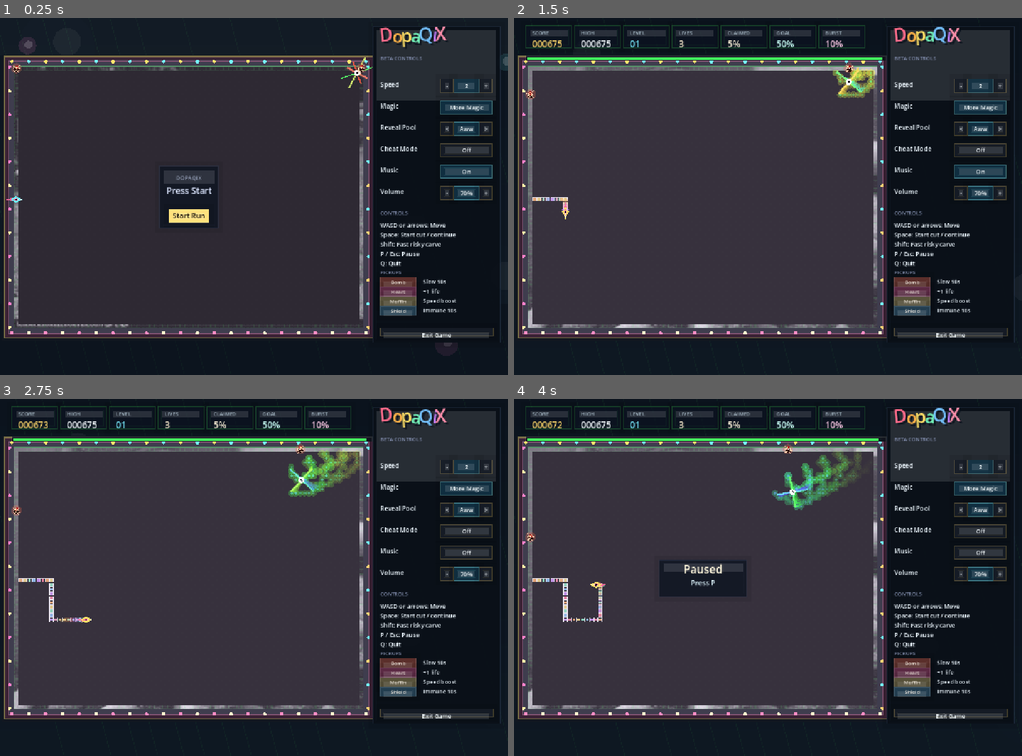
Above: before the commit, frames 1-4 (two rows, left to right).
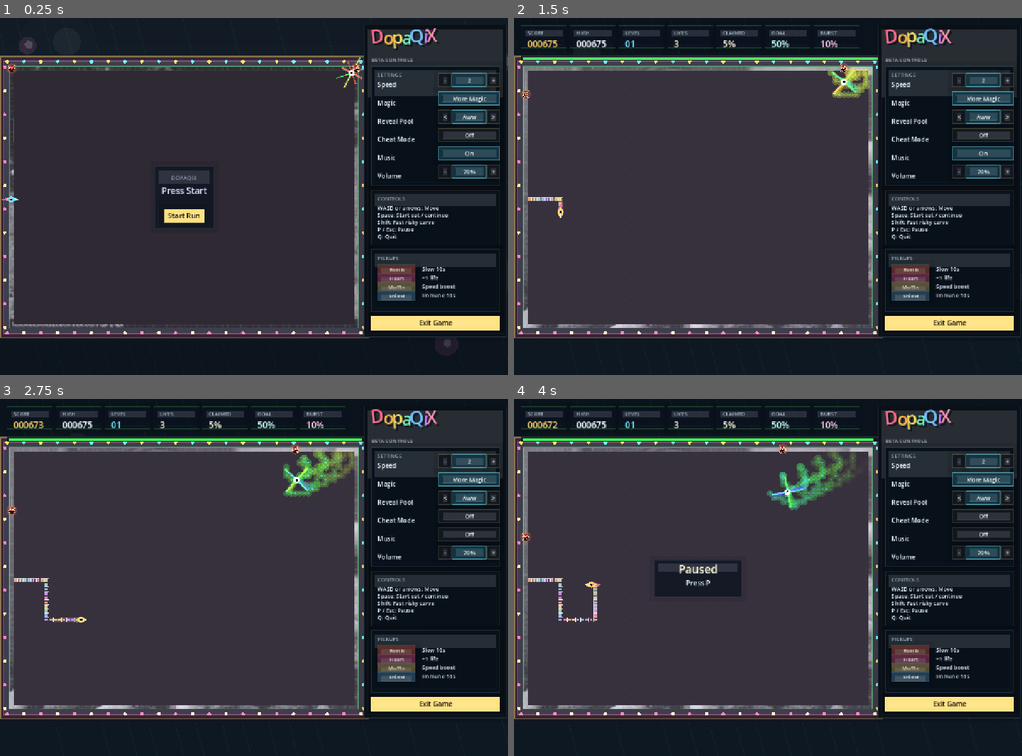
Above: after the commit, the same moments.

Repository: soolafsen/DopaQixNative2
Game: Godot game, scene res://main.tscn
Two runs of this game, one before a commit and one after it. Both use one fixed random seed, a clock stepped at 60 frames per second and the inputs below.
Inputs (mouse positions are in pixels of both pictures, inside the frame that each line leads up to):
- Up to frame 1 (0.25 s): no input
- Up to frame 2 (1.5 s): tap Enter at 0.5 s; move the mouse to (879, 178) at 0.52 s; hold D (move_right) 0.53-1.28 s; tap Space (accept) at 0.6 s; click (879, 178) at 0.67 s; move the mouse to (666, 214) at 1.27 s; hold S (move_down) from 1.28 s (still down); tap Shift (boost_cut) at 1.35 s; click (666, 214) at 1.42 s
- Up to frame 3 (2.75 s): move the mouse to (304, 498) at 2.02 s; release S (move_down) at 2.03 s; hold D (move_right) from 2.03 s (still down); hold M (toggle_music) from 2.03 s (still down); click (304, 498) at 2.17 s
- Up to frame 4 (4 s): move the mouse to (742, 648) at 2.77 s; release D (move_right) at 2.78 s; release M (toggle_music) at 2.78 s; hold W (move_up) 2.78-3.53 s; tap Enter at 2.85 s; click (742, 648) at 2.92 s; move the mouse to (920, 631) at 3.52 s; hold A (move_left) from 3.53 s (still down); tap P at 3.6 s; click (920, 631) at 3.67 s

The runs differ from the first frame. In frame 1, 15% of the frame differs, in the area x 0-100%, y 2-93%; in frame 2, 17%; in frame 3, 17%; in frame 4, 18%, in the area x 0-99%, y 1-90%.

Commit message:
fix(ui): expand cabinet layout

Diff:
--- a/project.godot
+++ b/project.godot
@@ -15,7 +15,7 @@
 window/size/viewport_width=1280
 window/size/viewport_height=900
 window/stretch/mode="canvas_items"
-window/stretch/aspect="keep"
+window/stretch/aspect="expand"
 window/size/mode=3
 
 [rendering]
--- a/scripts/game.gd
+++ b/scripts/game.gd
@@ -14,7 +14,8 @@
 const ROWS := 60
 const BOARD_RECT := Rect2(Vector2(36.0, 122.0), Vector2(COLS * CELL, ROWS * CELL))
 const CARDINALS := [Vector2i.LEFT, Vector2i.RIGHT, Vector2i.UP, Vector2i.DOWN]
-const SIDEBAR_GAP := 24.0
+const SIDEBAR_GAP := 14.0
+const SIDEBAR_WIDTH := 360.0
 const MUSIC_ASSET_PATH := "res://assets/audio/zenostar_loop.ogg"
 const SLICE_ASSET_PATH := "res://assets/audio/cut_tick.ogg"
 const TITLE_LETTERS := [
@@ -222,7 +223,7 @@
 	if event is InputEventMouseButton and event.pressed and event.button_index == MOUSE_BUTTON_LEFT:
 		if _options_visible() and _handle_option_click(event.position):
 			return
-		if state_name == "title" and BOARD_RECT.has_point(event.position):
+		if state_name == "title" and _board_rect().has_point(event.position):
 			_start_game()
 			return
 		if state_name == "level_clear":
@@ -728,8 +729,9 @@
 
 
 func _nearest_empty_cell(point: Vector2) -> Dictionary:
-	var col: int = clamp(int((point.x - BOARD_RECT.position.x) / CELL), 1, COLS - 2)
-	var row: int = clamp(int((point.y - BOARD_RECT.position.y) / CELL), 1, ROWS - 2)
+	var board := _board_rect()
+	var col: int = clamp(int((point.x - board.position.x) / CELL), 1, COLS - 2)
+	var row: int = clamp(int((point.y - board.position.y) / CELL), 1, ROWS - 2)
 	if grid[row][col] == TILE_EMPTY:
 		return {"col": col, "row": row}
 	for radius in range(1, 4):
@@ -788,10 +790,11 @@
 
 
 func _position_hits_barrier(point: Vector2) -> bool:
-	if not BOARD_RECT.has_point(point):
+	var board := _board_rect()
+	if not board.has_point(point):
 		return true
-	var col: int = clamp(int((point.x - BOARD_RECT.position.x) / CELL), 0, COLS - 1)
-	var row: int = clamp(int((point.y - BOARD_RECT.position.y) / CELL), 0, ROWS - 1)
+	var col: int = clamp(int((point.x - board.position.x) / CELL), 0, COLS - 1)
+	var row: int = clamp(int((point.y - board.position.y) / CELL), 0, ROWS - 1)
 	return grid[row][col] != TILE_EMPTY
 
 
@@ -1308,14 +1311,15 @@
 func _drop_enemy_residue(enemy: Dictionary) -> void:
 	var points := [{"point": Vector2(enemy["x"], enemy["y"]), "intensity": 0.74}]
 	var segments := _qix_segments(enemy)
+	var board := _board_rect()
 	for segment in segments:
 		points.append({"point": segment["a"], "intensity": 0.52})
 		points.append({"point": segment["b"], "intensity": 0.52})
 	var seen := {}
 	for sample in points:
 		var point: Vector2 = sample["point"]
-		var col: int = clamp(int((point.x - BOARD_RECT.position.x) / CELL), 1, COLS - 2)
-		var row: int = clamp(int((point.y - BOARD_RECT.position.y) / CELL), 1, ROWS - 2)
+		var col: int = clamp(int((point.x - board.position.x) / CELL), 1, COLS - 2)
+		var row: int = clamp(int((point.y - board.position.y) / CELL), 1, ROWS - 2)
 		var key := _tile_key(col, row)
 		if seen.has(key):
 			continue
@@ -1382,19 +1386,29 @@
 	return _cell_center(player["col"], player["row"])
 
 
+func _board_rect() -> Rect2:
+	var cabinet_width: float = BOARD_RECT.size.x + SIDEBAR_GAP + SIDEBAR_WIDTH
+	var left: float = maxf(24.0, floor((size.x - cabinet_width) * 0.5))
+	var top: float = BOARD_RECT.position.y + maxf(0.0, floor((size.y - 900.0) * 0.42))
+	return Rect2(Vector2(left, top), BOARD_RECT.size)
+
+
 func _cell_center(col: int, row: int) -> Vector2:
-	return BOARD_RECT.position + Vector2(col * CELL + CELL * 0.5, row * CELL + CELL * 0.5)
+	var board := _board_rect()
+	return board.position + Vector2(col * CELL + CELL * 0.5, row * CELL + CELL * 0.5)
 
 
 func _point_to_cell(point: Vector2) -> Dictionary:
+	var board := _board_rect()
 	return {
-		"col": clamp(int((point.x - BOARD_RECT.position.x) / CELL), 0, COLS - 1),
-		"row": clamp(int((point.y - BOARD_RECT.position.y) / CELL), 0, ROWS - 1)
+		"col": clamp(int((point.x - board.position.x) / CELL), 0, COLS - 1),
+		"row": clamp(int((point.y - board.position.y) / CELL), 0, ROWS - 1)
 	}
 
 
 func _cell_rect(col: int, row: int) -> Rect2:
-	return Rect2(BOARD_RECT.position + Vector2(col * CELL, row * CELL), Vector2(CELL, CELL))
+	var board := _board_rect()
+	return Rect2(board.position + Vector2(col * CELL, row * CELL), Vector2(CELL, CELL))
 
 
 func _inside(col: int, row: int) -> bool:
@@ -1745,21 +1759,45 @@
 
 
 func _options_panel_rect() -> Rect2:
-	var top: float = 22.0
-	var bottom: float = minf(size.y - 18.0, BOARD_RECT.end.y + 36.0)
-	var x: float = BOARD_RECT.end.x + SIDEBAR_GAP
-	var width: float = maxf(272.0, size.x - x - 20.0)
+	var board := _board_rect()
+	var top: float = maxf(18.0, board.position.y - 104.0)
+	var bottom: float = minf(size.y - 18.0, board.end.y + 22.0)
+	var x: float = board.end.x + SIDEBAR_GAP
+	var width: float = SIDEBAR_WIDTH
 	return Rect2(Vector2(x, top), Vector2(width, bottom - top))
 
 
+func _options_settings_rect() -> Rect2:
+	var panel := _options_panel_rect()
+	return Rect2(panel.position + Vector2(18.0, 104.0), Vector2(panel.size.x - 36.0, 300.0))
+
+
+func _options_controls_rect() -> Rect2:
+	var settings := _options_settings_rect()
+	return Rect2(Vector2(settings.position.x, settings.end.y + 12.0), Vector2(settings.size.x, 138.0))
+
+
+func _options_footer_rect() -> Rect2:
+	var panel := _options_panel_rect()
+	return Rect2(Vector2(panel.position.x + 18.0, panel.end.y - 52.0), Vector2(panel.size.x - 36.0, 34.0))
+
+
+func _options_pickups_rect() -> Rect2:
+	var controls := _options_controls_rect()
+	var footer := _options_footer_rect()
+	return Rect2(
+		Vector2(controls.position.x, controls.end.y + 12.0),
+		Vector2(controls.size.x, maxf(98.0, footer.position.y - controls.end.y - 24.0))
+	)
+
+
 func _options_control_rect(index: int) -> Rect2:
-	var panel := _options_panel_rect()
-	return Rect2(panel.position + Vector2(panel.size.x - 150.0, 132.0 + index * 54.0), Vector2(130.0, 34.0))
+	var settings := _options_settings_rect()
+	return Rect2(Vector2(settings.end.x - 154.0, settings.position.y + 18.0 + index * 46.0), Vector2(154.0, 34.0))
 
 
 func _options_exit_rect() -> Rect2:
-	var panel := _options_panel_rect()
-	return Rect2(Vector2(panel.position.x + 18.0, panel.end.y - 36.0), Vector2(panel.size.x - 36.0, 20.0))
+	return _options_footer_rect()
 
 
 func _control_step_rect(base: Rect2, side: String) -> Rect2:
@@ -1945,9 +1983,10 @@
 		var offset := fmod(title_phase * 94.0 + stripe * 118.0, size.x + 320.0) - 160.0
 		var stripe_color := _theme_color("rail")
 		stripe_color.a = 0.05 + danger_level * 0.04
+		var board := _board_rect()
 		draw_line(
-			Vector2(offset, BOARD_RECT.position.y - 150.0),
-			Vector2(offset + 250.0, BOARD_RECT.end.y + 128.0),
+			Vector2(offset, board.position.y - 150.0),
+			Vector2(offset + 250.0, board.end.y + 128.0),
 			stripe_color,
 			1.8
 		)
@@ -1969,7 +2008,7 @@
 
 
 func _draw_board() -> void:
-	var board := BOARD_RECT
+	var board := _board_rect()
 	var frame := board.grow(18.0)
 	var outer := frame.grow(12.0)
 	var reveal_complete := state_name == "level_clear"
@@ -2217,8 +2256,9 @@
 
 
 func _draw_hud() -> void:
-	var header_x := 30.0
-	var card_y := 20.0
+	var board := _board_rect()
+	var header_x := board.position.x - 6.0
+	var card_y := board.position.y - 102.0
 	var card_height := 56.0
 	var gap := 8.0
 	var card_width := 115.0
@@ -2236,7 +2276,7 @@
 		var rect := Rect2(Vector2(header_x + index * (card_width + gap), card_y), Vector2(card_width, card_height))
 		_draw_metric_card(rect, card["label"], card["value"], card["accent"], card["size"])
 
-	var power_rect := Rect2(Vector2(30.0, 96.0), Vector2(BOARD_RECT.size.x + 28.0, 12.0))
+	var power_rect := Rect2(Vector2(board.position.x - 6.0, board.position.y - 26.0), Vector2(board.size.x + 28.0, 12.0))
 	draw_rect(power_rect, Color("10151f", 0.95), true)
 	var remaining: float = clamp(1.0 - elapsed_seconds / LEVEL_TIME_LIMIT, 0.0, 1.0)
 	var fill_color := Color("43ff60").lerp(Color("ff9d59"), 1.0 - remaining)
@@ -2249,14 +2289,15 @@
 			effects.append("%s %.0fs" % [PICKUP_META[key]["title"], ceil(active_effects[key])])
 	if not effects.is_empty():
 		var effect_text := "  ".join(effects)
-		_draw_label(Vector2(BOARD_RECT.position.x, BOARD_RECT.end.y + 28.0), effect_text, 16, Color("e8f8ff"))
+		_draw_label(Vector2(board.position.x, board.end.y + 28.0), effect_text, 16, Color("e8f8ff"))
 	if status_message != "" and state_name not in ["paused", "death", "game_over"]:
-		_draw_label(Vector2(BOARD_RECT.end.x - 220.0, BOARD_RECT.end.y + 28.0), status_message, 16, Color("ffd9bc"))
+		_draw_label(Vector2(board.end.x - 220.0, board.end.y + 28.0), status_message, 16, Color("ffd9bc"))
 
 
 func _draw_overlay() -> void:
+	var board := _board_rect()
 	if state_name == "title":
-		var modal := Rect2(Vector2(BOARD_RECT.position.x + BOARD_RECT.size.x * 0.5 - 74.0, BOARD_RECT.position.y + BOARD_RECT.size.y * 0.5 - 78.0), Vector2(148.0, 156.0))
+		var modal := Rect2(Vector2(board.position.x + board.size.x * 0.5 - 74.0, board.position.y + board.size.y * 0.5 - 78.0), Vector2(148.0, 156.0))
 		_draw_panel(modal, Color("101623", 0.88), _with_alpha(Color("2d344a"), 0.5))
 		_draw_centered_label(Vector2(modal.get_center().x, modal.position.y + 34.0), "DOPAQIX", 14, Color("8f99b1"))
 		_draw_centered_label(Vector2(modal.get_center().x, modal.position.y + 70.0), "Press Start", 22, Color("dde7ff"))
@@ -2264,22 +2305,22 @@
 		_draw_panel(button_rect, Color("ffe27d"), _with_alpha(Color("fff5be"), 0.38))
 		_draw_centered_label(Vector2(button_rect.get_center().x, button_rect.position.y + 23.0), "Start Run", 18, Color("18120a"))
 	elif state_name == "paused":
-		var modal := Rect2(Vector2(BOARD_RECT.position.x + BOARD_RECT.size.x * 0.5 - 110.0, BOARD_RECT.position.y + BOARD_RECT.size.y * 0.5 - 46.0), Vector2(220.0, 92.0))
+		var modal := Rect2(Vector2(board.position.x + board.size.x * 0.5 - 110.0, board.position.y + board.size.y * 0.5 - 46.0), Vector2(220.0, 92.0))
 		_draw_panel(modal, Color("101623", 0.88), _with_alpha(Color("2d344a"), 0.5))
 		_draw_centered_label(Vector2(modal.get_center().x, modal.position.y + 34.0), "Paused", 28, Color("fff7dd"))
 		_draw_centered_label(Vector2(modal.get_center().x, modal.position.y + 64.0), "Press P", 18, Color("dff7ff"))
 	elif state_name == "level_clear":
-		var modal := Rect2(Vector2(BOARD_RECT.position.x + BOARD_RECT.size.x * 0.5 - 210.0, BOARD_RECT.end.y - 84.0), Vector2(420.0, 72.0))
+		var modal := Rect2(Vector2(board.position.x + board.size.x * 0.5 - 210.0, board.end.y - 84.0), Vector2(420.0, 72.0))
 		_draw_panel(modal, Color("101623", 0.82), _with_alpha(Color("ffe27d"), 0.24))
 		_draw_centered_label(Vector2(modal.get_center().x, modal.position.y + 30.0), "LEVEL %02d DETONATED" % level, 26, Color("fff7d8"))
 		_draw_centered_label(Vector2(modal.get_center().x, modal.position.y + 54.0), "Press Space or click to reveal the next board", 16, Color("dffcff"))
 	elif state_name == "death":
-		var modal := Rect2(Vector2(BOARD_RECT.position.x + BOARD_RECT.size.x * 0.5 - 126.0, BOARD_RECT.position.y + BOARD_RECT.size.y * 0.5 - 46.0), Vector2(252.0, 92.0))
+		var modal := Rect2(Vector2(board.position.x + board.size.x * 0.5 - 126.0, board.position.y + board.size.y * 0.5 - 46.0), Vector2(252.0, 92.0))
 		_draw_panel(modal, Color("220d13", 0.86), _with_alpha(Color("ff8c73"), 0.28))
 		_draw_centered_label(Vector2(modal.get_center().x, modal.position.y + 34.0), "CRASH", 30, Color("fff0dc"))
 		_draw_centered_label(Vector2(modal.get_center().x, modal.position.y + 64.0), status_message, 16, Color("ffd0c0"))
 	elif state_name == "game_over":
-		var modal := Rect2(Vector2(BOARD_RECT.position.x + BOARD_RECT.size.x * 0.5 - 160.0, BOARD_RECT.position.y + BOARD_RECT.size.y * 0.5 - 74.0), Vector2(320.0, 148.0))
+		var modal := Rect2(Vector2(board.position.x + board.size.x * 0.5 - 160.0, board.position.y + board.size.y * 0.5 - 74.0), Vector2(320.0, 148.0))
 		_draw_panel(modal, Color("101623", 0.9), _with_alpha(Color("2d344a"), 0.5))
 		_draw_centered_label(Vector2(modal.get_center().x, modal.position.y + 44.0), "Game Over", 34, Color("fff7d8"))
 		_draw_centered_label(Vector2(modal.get_center().x, modal.position.y + 76.0), status_message if status_message != "" else "The board bit back.", 18, Color("ffd4c4"))
@@ -2289,13 +2330,20 @@
 
 func _draw_options_panel() -> void:
 	var panel := _options_panel_rect()
-	_draw_panel(panel, Color("0a1018", 0.94), _with_alpha(Color("243246"), 0.58))
-	_draw_candy_title(panel.position + Vector2(18.0, 38.0))
-	_draw_label(panel.position + Vector2(18.0, 84.0), "BETA CONTROLS", 13, Color("7f8baa"))
+	var settings := _options_settings_rect()
+	var controls := _options_controls_rect()
+	var pickups_rect := _options_pickups_rect()
+	_draw_panel(panel, Color("0a1017", 0.97), _with_alpha(Color("31414f"), 0.52))
+	_draw_candy_title(panel.position + Vector2(18.0, 46.0))
+	_draw_label(panel.position + Vector2(18.0, 92.0), "BETA CONTROLS", 13, Color("a0adc3"))
+	_draw_panel(settings, Color("08111a", 0.98), _with_alpha(Color("2f4a5d"), 0.42))
+	_draw_panel(controls, Color("08111a", 0.98), _with_alpha(Color("544031"), 0.34))
+	_draw_panel(pickups_rect, Color("08111a", 0.98), _with_alpha(Color("36505f"), 0.34))
+	_draw_label(settings.position + Vector2(16.0, 26.0), "SETTINGS", 13, Color("8ea3b4"))
 	var labels := ["Speed", "Magic", "Reveal Pool", "Cheat Mode", "Music", "Volume"]
 	for index in range(labels.size()):
-		var y := panel.position.y + 152.0 + index * 54.0
-		_draw_label(Vector2(panel.position.x + 18.0, y), labels[index], 16, Color("eef8ff"))
+		var y := settings.position.y + 52.0 + index * 46.0
+		_draw_label(Vector2(settings.position.x + 16.0, y), labels[index], 16, Color("eef8ff"))
 	var speed_rect := _options_control_rect(0)
 	var magic_rect := _options_control_rect(1)
 	var pool_rect := _options_control_rect(2)
@@ -2308,27 +2356,30 @@
 	_draw_toggle_pill(cheat_rect, "On" if cheat_enabled else "Off", cheat_enabled)
 	_draw_toggle_pill(music_rect, "On" if music_enabled else "Off", music_enabled)
 	_draw_stepper(volume_rect, "%d%%" % int(round(music_volume * 100.0)))
-	_draw_label(panel.position + Vector2(18.0, panel.position.y + 18.0), "", 1, Color.WHITE)
-	_draw_label(Vector2(panel.position.x + 18.0, panel.position.y + 474.0), "CONTROLS", 13, Color("7f8baa"))
-	_draw_label(Vector2(panel.position.x + 18.0, panel.position.y + 506.0), "WASD or arrows: Move", 15, Color("eef8ff"))
-	_draw_label(Vector2(panel.position.x + 18.0, panel.position.y + 530.0), "Space: Start cut / continue", 15, Color("eef8ff"))
-	_draw_label(Vector2(panel.position.x + 18.0, panel.position.y + 554.0), "Shift: Fast risky carve", 15, Color("eef8ff"))
-	_draw_label(Vector2(panel.position.x + 18.0, panel.position.y + 578.0), "P / Esc: Pause", 15, Color("eef8ff"))
-	_draw_label(Vector2(panel.position.x + 18.0, panel.position.y + 602.0), "Q: Quit", 15, Color("eef8ff"))
-	_draw_label(Vector2(panel.position.x + 18.0, panel.position.y + 624.0), "PICKUPS", 13, Color("7f8baa"))
-	var legend_y := panel.position.y + 648.0
+	_draw_label(controls.position + Vector2(16.0, 26.0), "CONTROLS", 13, Color("8ea3b4"))
+	var control_lines := [
+		"WASD or arrows: Move",
+		"Space: Start cut / continue",
+		"Shift: Fast risky carve",
+		"P / Esc: Pause",
+		"Q: Quit"
+	]
+	for index in range(control_lines.size()):
+		_draw_label(Vector2(controls.position.x + 16.0, controls.position.y + 50.0 + index * 18.0), control_lines[index], 14, Color("eef8ff"))
+	_draw_label(pickups_rect.position + Vector2(16.0, 26.0), "PICKUPS", 13, Color("8ea3b4"))
+	var legend_y := pickups_rect.position.y + 54.0
 	for legend in [
 		{"text": "Bomb", "desc": "Slow 10s", "fill": Color("5b2f2b")},
 		{"text": "Heart", "desc": "+1 life", "fill": Color("5b2943")},
 		{"text": "Muffin", "desc": "Speed boost", "fill": Color("58523a")},
 		{"text": "Shield", "desc": "Immune 10s", "fill": Color("223d4f")}
 	]:
-		var badge := Rect2(Vector2(panel.position.x + 18.0, legend_y - 16.0), Vector2(90.0, 24.0))
+		var badge := Rect2(Vector2(pickups_rect.position.x + 16.0, legend_y - 16.0), Vector2(96.0, 24.0))
 		_draw_panel(badge, legend["fill"], _with_alpha(Color.WHITE, 0.1))
 		_draw_centered_label(Vector2(badge.get_center().x, badge.position.y + 17.0), legend["text"], 13, Color("fff6ea"))
-		_draw_label(Vector2(panel.position.x + 126.0, legend_y), legend["desc"], 14, Color("eef8ff"))
-		legend_y += 24.0
-	_draw_toggle_pill(_options_exit_rect(), "Exit Game", false)
+		_draw_label(Vector2(pickups_rect.position.x + 128.0, legend_y), legend["desc"], 14, Color("eef8ff"))
+		legend_y += 22.0
+	_draw_action_pill(_options_exit_rect(), "Exit Game")
 
 
 func _draw_label(position: Vector2, text: String, font_size: int, color: Color) -> void:
@@ -2431,10 +2482,15 @@
 
 
 func _draw_toggle_pill(rect: Rect2, text: String, active: bool) -> void:
-	var fill := Color("123549", 0.82) if active else Color("171d27", 0.9)
-	var stroke := _with_alpha(Color("8dfcff"), 0.34) if active else _with_alpha(Color("ffd66c"), 0.22)
+	var fill := Color("153545", 0.92) if active else Color("111720", 0.96)
+	var stroke := _with_alpha(Color("7cf5ff"), 0.46) if active else _with_alpha(Color("ffe27d"), 0.16)
 	_draw_panel(rect, fill, stroke)
 	_draw_centered_label(Vector2(rect.get_center().x, rect.position.y + 23.0), text, 15, Color("f6fdff"))
+
+
+func _draw_action_pill(rect: Rect2, text: String) -> void:
+	_draw_panel(rect, Color("ffe27d"), _with_alpha(Color("fff5bf"), 0.42))
+	_draw_centered_label(Vector2(rect.get_center().x, rect.position.y + 23.0), text, 17, Color("171008"))
 
 
 func _draw_stepper(rect: Rect2, value: String) -> void:
